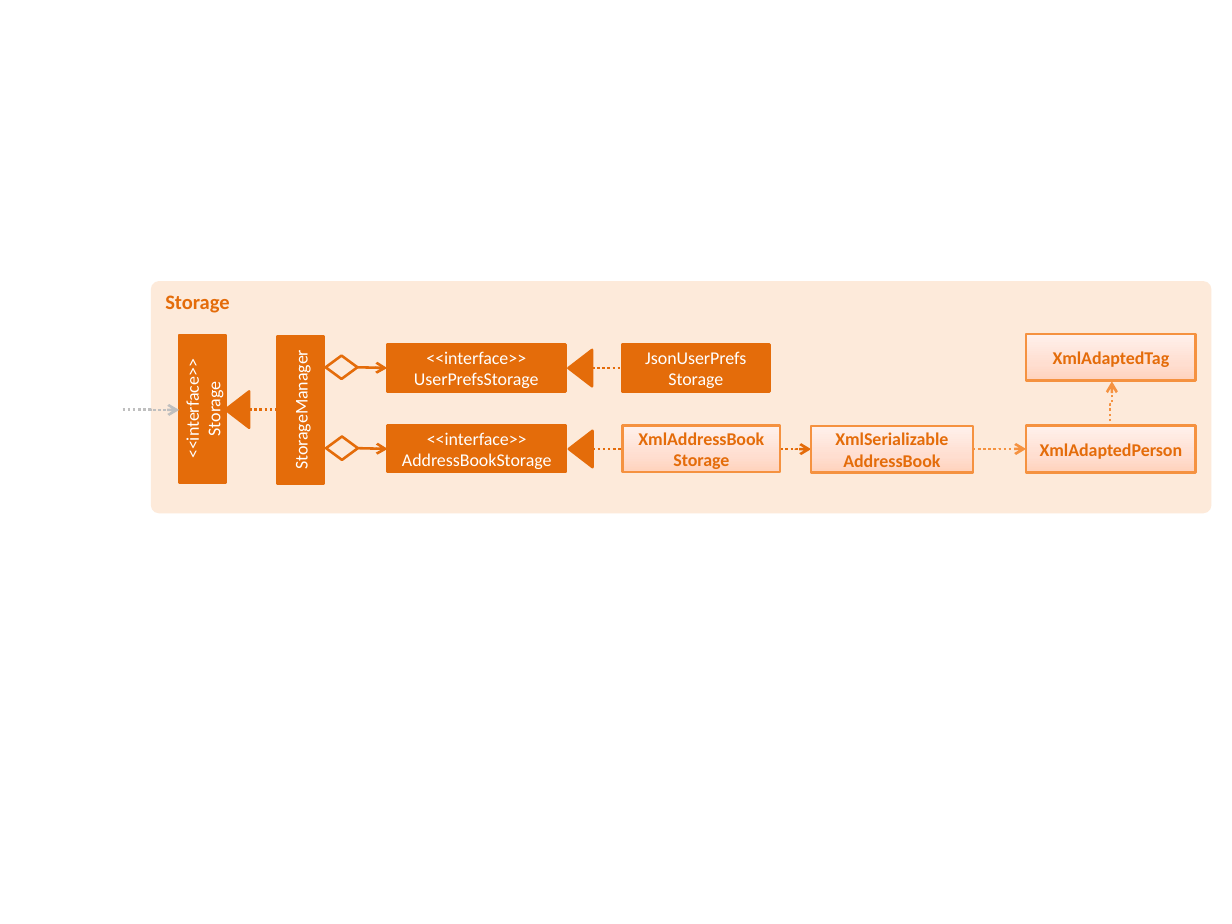
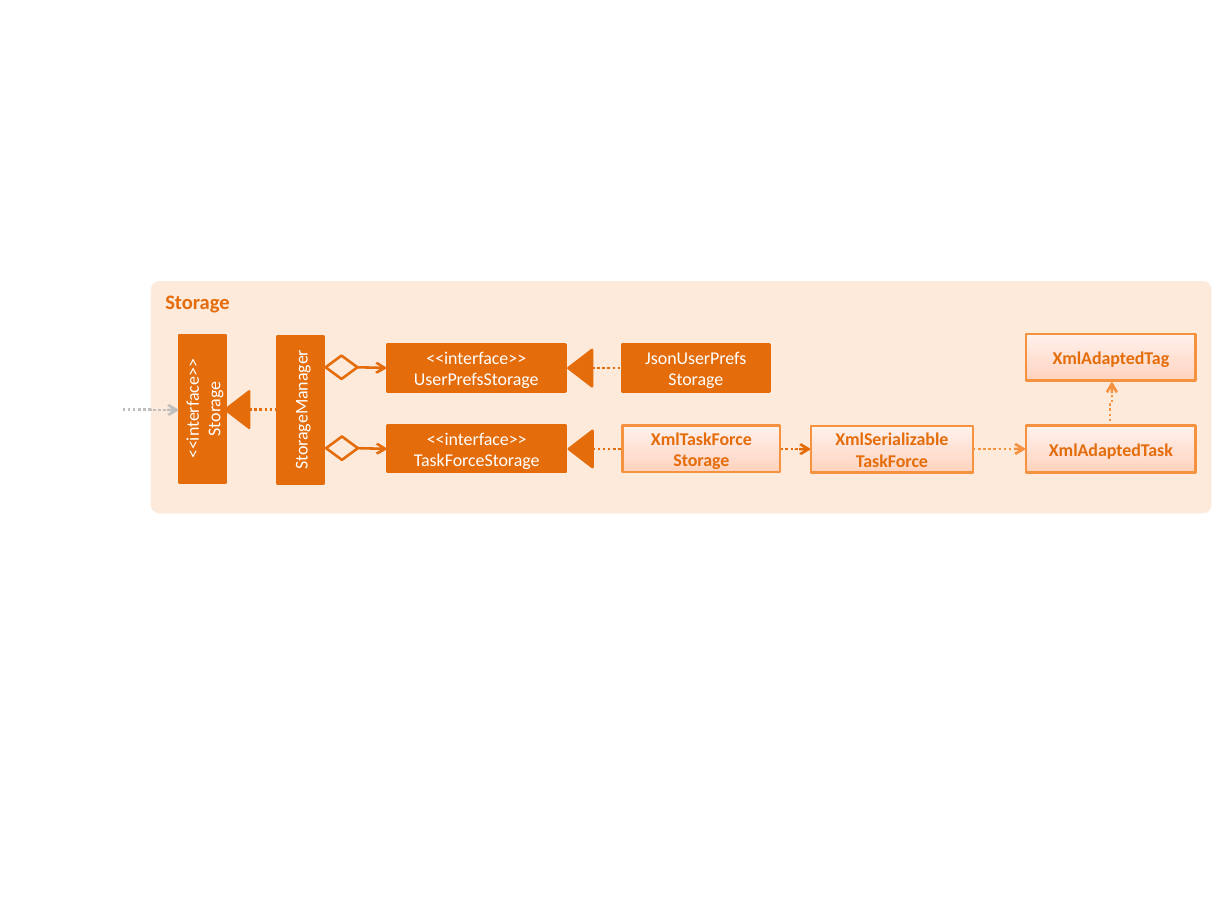
Before and after one commit to tanboonjoon/main, a slide deck: slide 8 of docs/diagrams/Diagrams.pptx. Drawn at 1232x924 pixels with LibreOffice and Linux fonts; fonts in the diff are those of the drawing. Boxes give left, top, right and bottom in pixels: in the first picture for what was removed or moved away, otherwise in the second. Text is boxed around its words. In the diff, an @@ line names an element or a change of style, - is before the commit and + after.

```diff
--- a/docs/diagrams/Diagrams.pptx
+++ b/docs/diagrams/Diagrams.pptx
@@ text in rectangle at (x1=414, y1=432, x2=540, y2=469): text changed @@
-<<interface>>
-AddressBookStorage
+<<interface>>
+TaskForceStorage
@@ text in rectangle at (x1=651, y1=432, x2=752, y2=472): text changed @@
-XmlAddressBook
-Storage
+XmlTaskForce
+Storage
@@ text in rectangle at (x1=835, y1=432, x2=948, y2=472): text changed @@
-XmlSerializable
-AddressBook
+XmlSerializable
+TaskForce
@@ text in rectangle at (x1=1049, y1=443, x2=1173, y2=459): text changed @@
-XmlAdaptedPerson
+XmlAdaptedTask
```
Also in this commit, not shown: 5 other slides changed.
